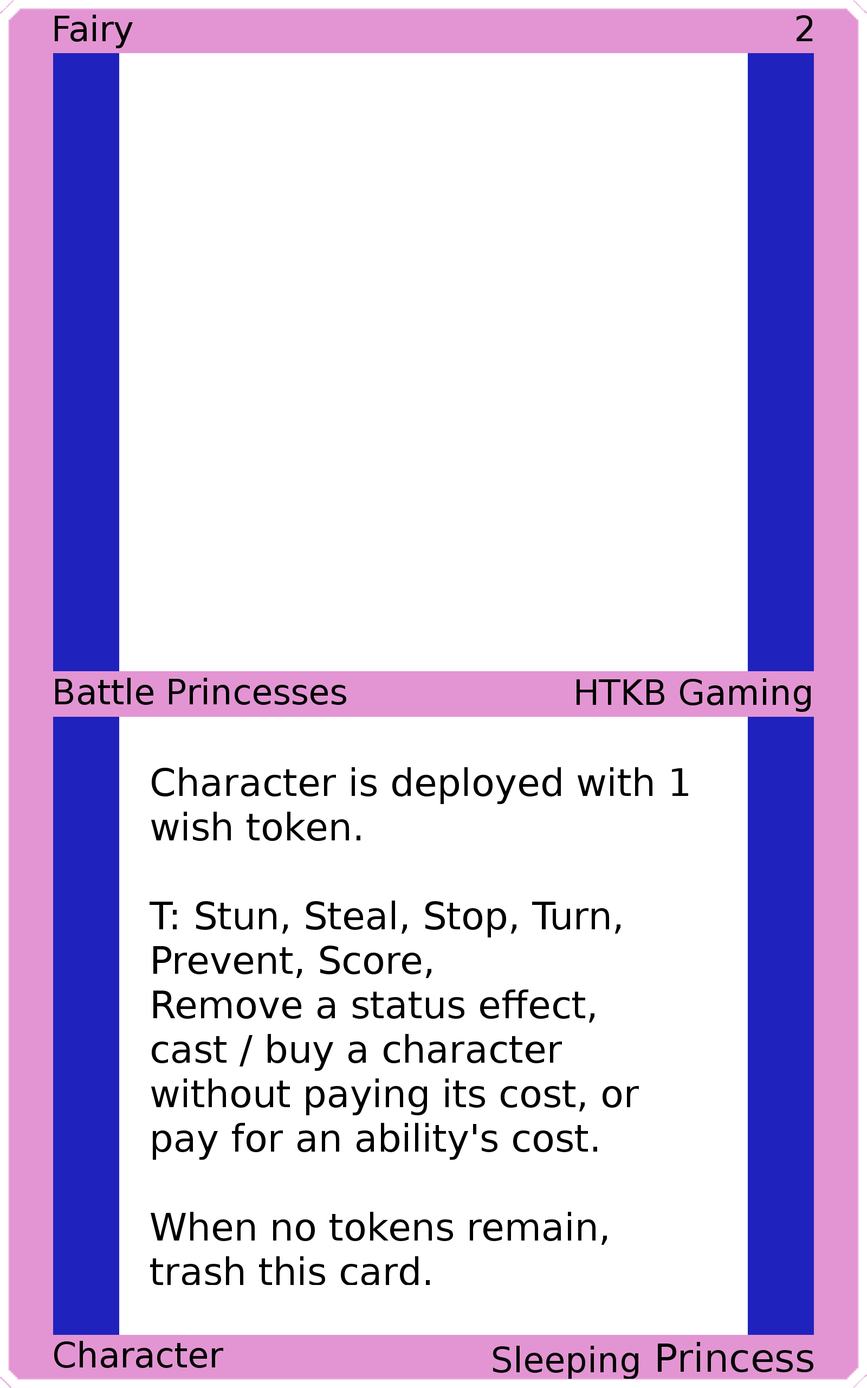
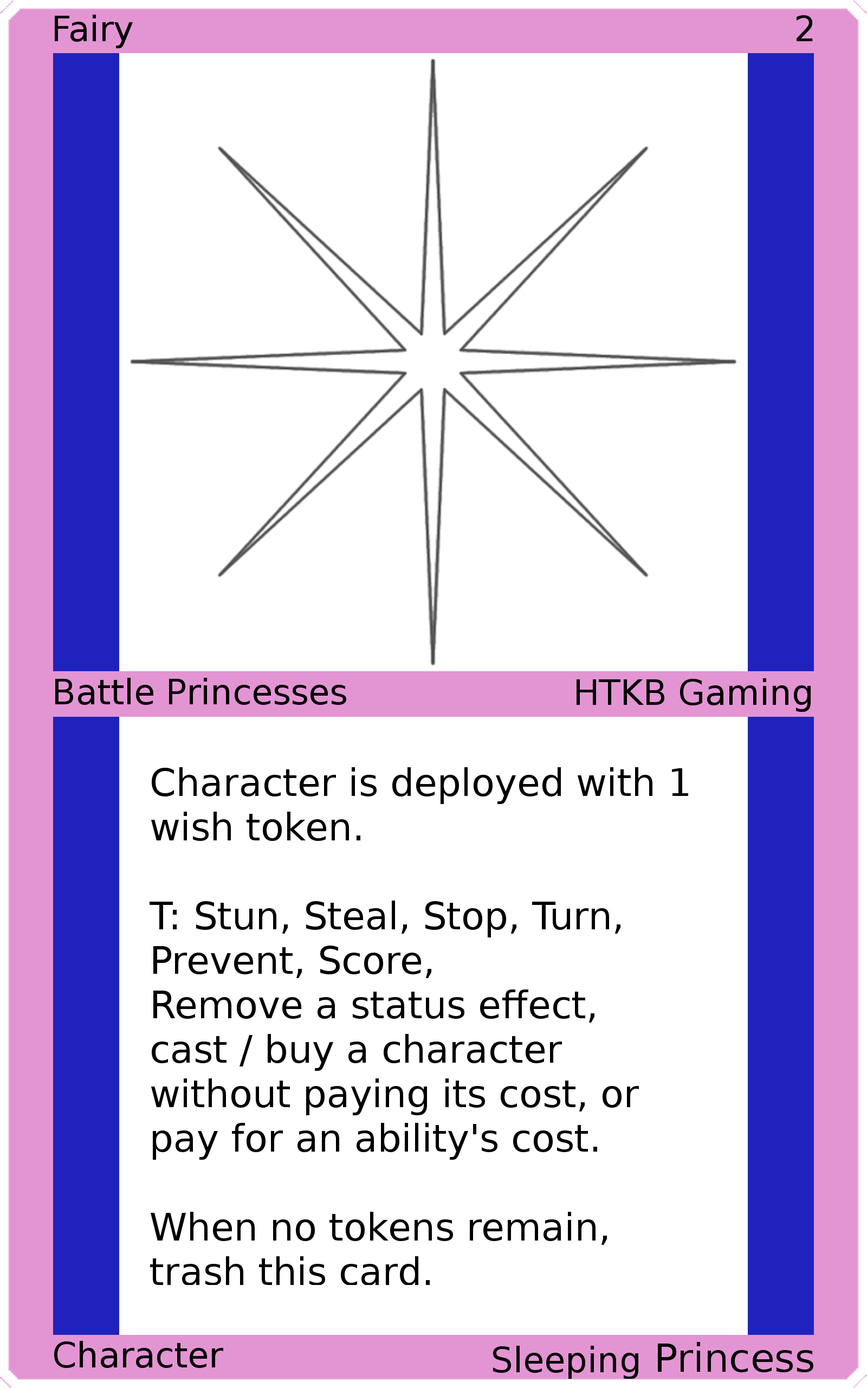
Before/after of a 867px x 1388px layered artwork. What changed in the layer stack:
added layer "Art" above "Top Background" over (129, 57, 738, 666)
